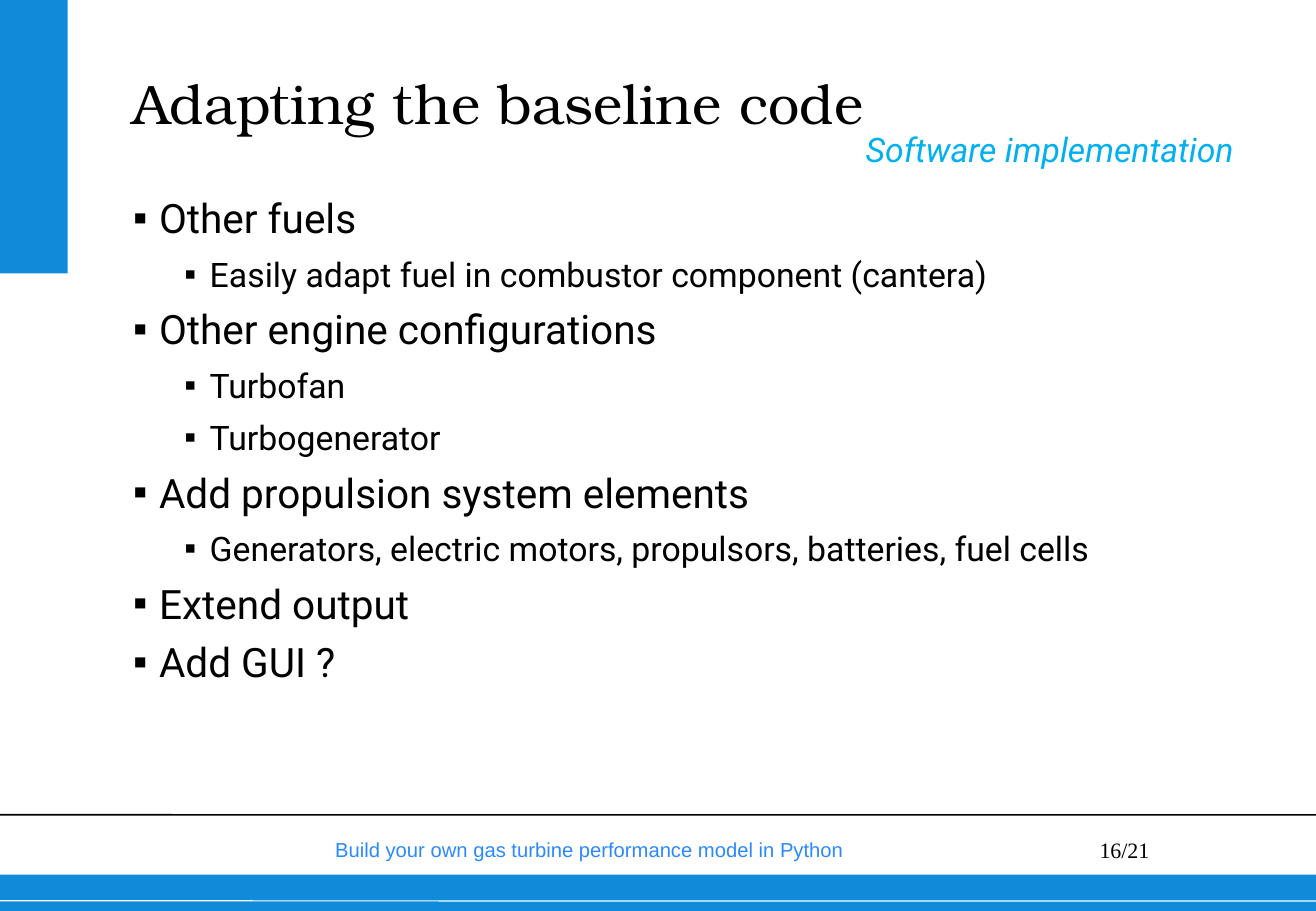
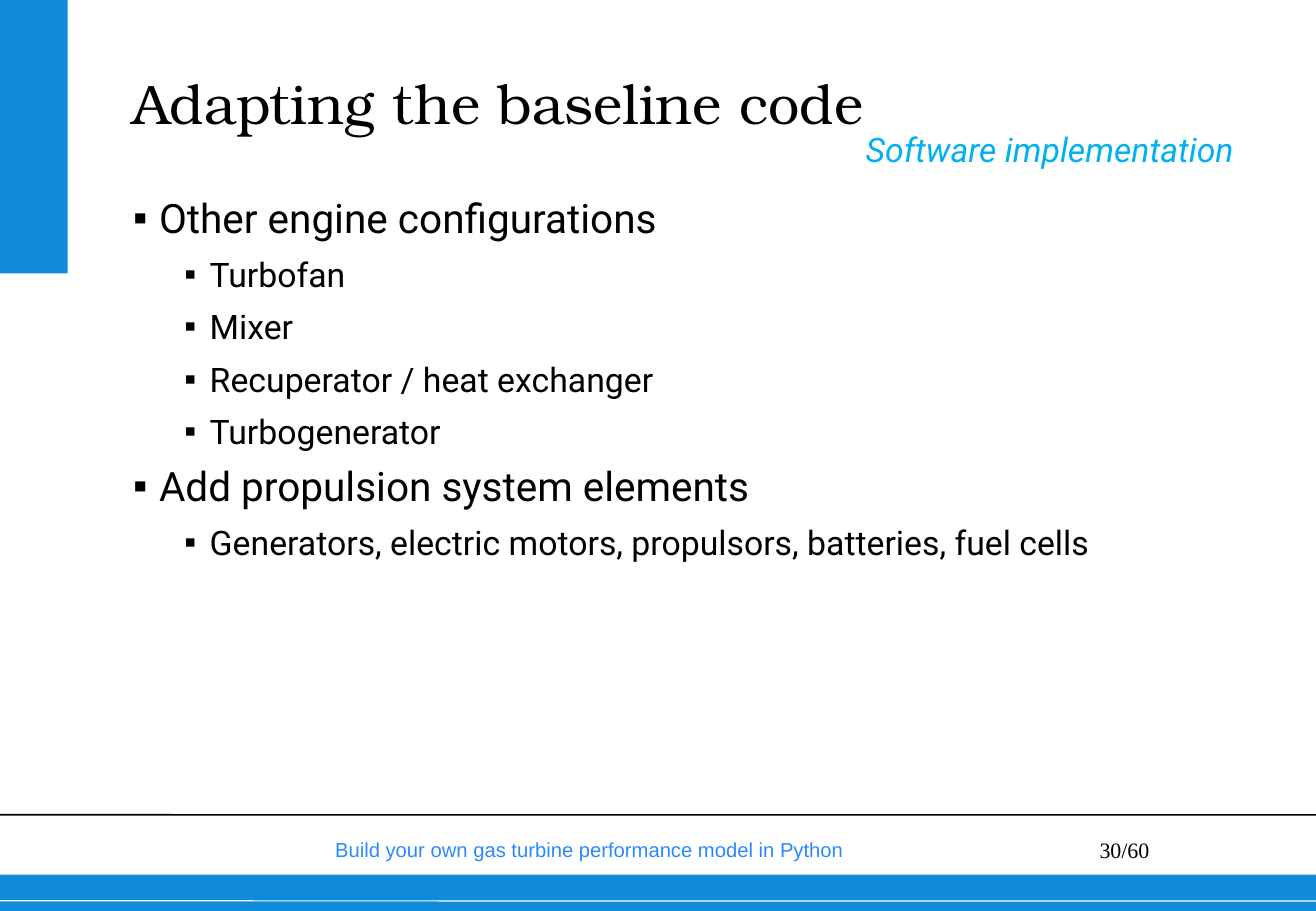
Before and after one commit to wvisser1958/GSPy, a slide deck: slide 30 of doc/Build your own gas turbine performance model from scratch.pptx (slide 16 before the commit). Drawn at 1316x911 pixels with LibreOffice and Linux fonts; fonts in the diff are those of the drawing; background and template pictures are left out. Boxes give left, top, right and bottom in pixels: in the first picture for what was removed or moved away, otherwise in the second. Text is boxed around its words. In the diff, an @@ line names an element or a change of style, - is before the commit and + after.

Commit message:
more slides on libraries, cantera, please have a look

```diff
--- a/doc/Build your own gas turbine performance model from scratch.pptx
+++ b/doc/Build your own gas turbine performance model from scratch.pptx
@@ text at [159,202,987,295]: paragraphs removed @@
-▪ Other fuels
-  ▪ Easily adapt fuel in combustor component (cantera)
@@ text at [210,314,653,399]: paragraphs added @@
+  ▪ Mixer
+  ▪ Recuperator / heat exchanger
@@ text at [159,588,409,678]: paragraphs removed @@
-▪ Extend output
-▪ Add GUI ?
@@ page number at [1100,843,1150,859]: text changed @@
-16/21
+30/60
```
Also in this commit, not shown: 11 other slides changed, 15 slides added, 29 slides removed, 2 other files.
